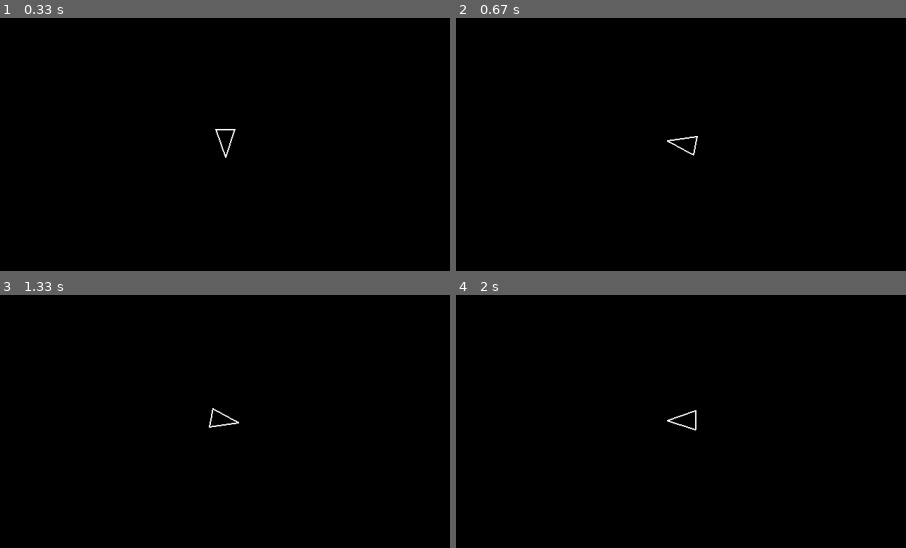
Above: before the commit, frames 1-4 (two rows, left to right).
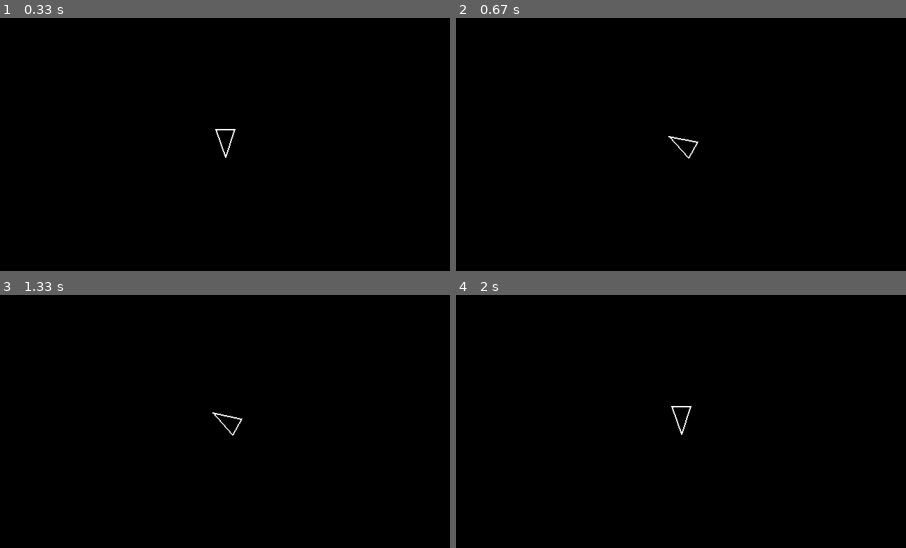
Above: after the commit, the same moments.

Repository: samplenull/asteroids-pygame
Game: pygame game, started from main.py
Two runs of this game, one before a commit and one after it. Both use one fixed random seed, a clock stepped at 60 frames per second and the inputs below.
Inputs:
- Up to frame 1 (0.33 s): no input
- Up to frame 2 (0.67 s): hold D from 0.33 s (still down)
- Up to frame 3 (1.33 s): release D at 0.8 s; hold D 0.83-1.3 s
- Up to frame 4 (2 s): hold A 1.33-1.87 s; hold A from 1.9 s (still down)
The pictures show only the part of the screen within x 25-75%, y 25-75%; the shares and areas given below are measured in that part.

Frame 1 is identical in both runs. In frame 2, 0.2% of the frame differs, in the area x 46-54%, y 46-56%; in frame 3, 0.3%; in frame 4, 0.3%, in the area x 46-54%, y 43-56%.

Commit message:
code formatting

Diff:
--- a/circleshape.py
+++ b/circleshape.py
@@ -1,4 +1,5 @@
 import pygame
+
 
 # Base class for game objects
 class CircleShape(pygame.sprite.Sprite):
--- a/main.py
+++ b/main.py
@@ -2,6 +2,7 @@
 import constants
 from logger import log_state
 from player import Player
+
 
 def main():
     print(f"Starting Asteroids with pygame version: {pygame.version.ver}")
@@ -11,19 +12,16 @@
     screen = pygame.display.set_mode((constants.SCREEN_WIDTH, constants.SCREEN_HEIGHT))
     clock = pygame.time.Clock()
     dt = 0
-    player = Player(
-             constants.SCREEN_WIDTH / 2,
-             constants.SCREEN_HEIGHT / 2
-             )
+    player = Player(constants.SCREEN_WIDTH / 2, constants.SCREEN_HEIGHT / 2)
     while True:
         log_state()
         for event in pygame.event.get():
-             if event.type == pygame.QUIT:
+            if event.type == pygame.QUIT:
                 return
 
         screen.fill("black")
 
-        player.update(dt / 1000)
+        player.update(dt * 1000)
         player.draw(screen)
         pygame.display.flip()
         dt = clock.tick(60)
--- a/player.py
+++ b/player.py
@@ -1,6 +1,7 @@
 from circleshape import CircleShape
 import constants
 import pygame
+
 
 class Player(CircleShape):
     def __init__(self, x, y):
@@ -19,7 +20,7 @@
         pygame.draw.polygon(screen, "white", self.triangle(), constants.LINE_WIDTH)
 
     def rotate(self, dt):
-         self.rotation += (constants.PLAYER_TURN_SPEED * dt)
+        self.rotation += constants.PLAYER_TURN_SPEED * dt
 
     def update(self, dt):
         keys = pygame.key.get_pressed()
